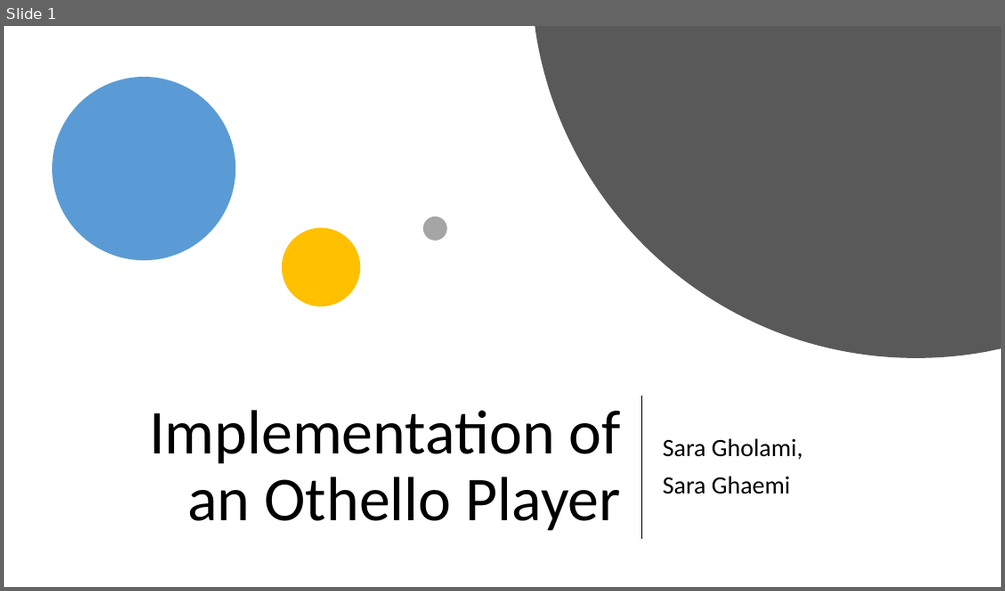
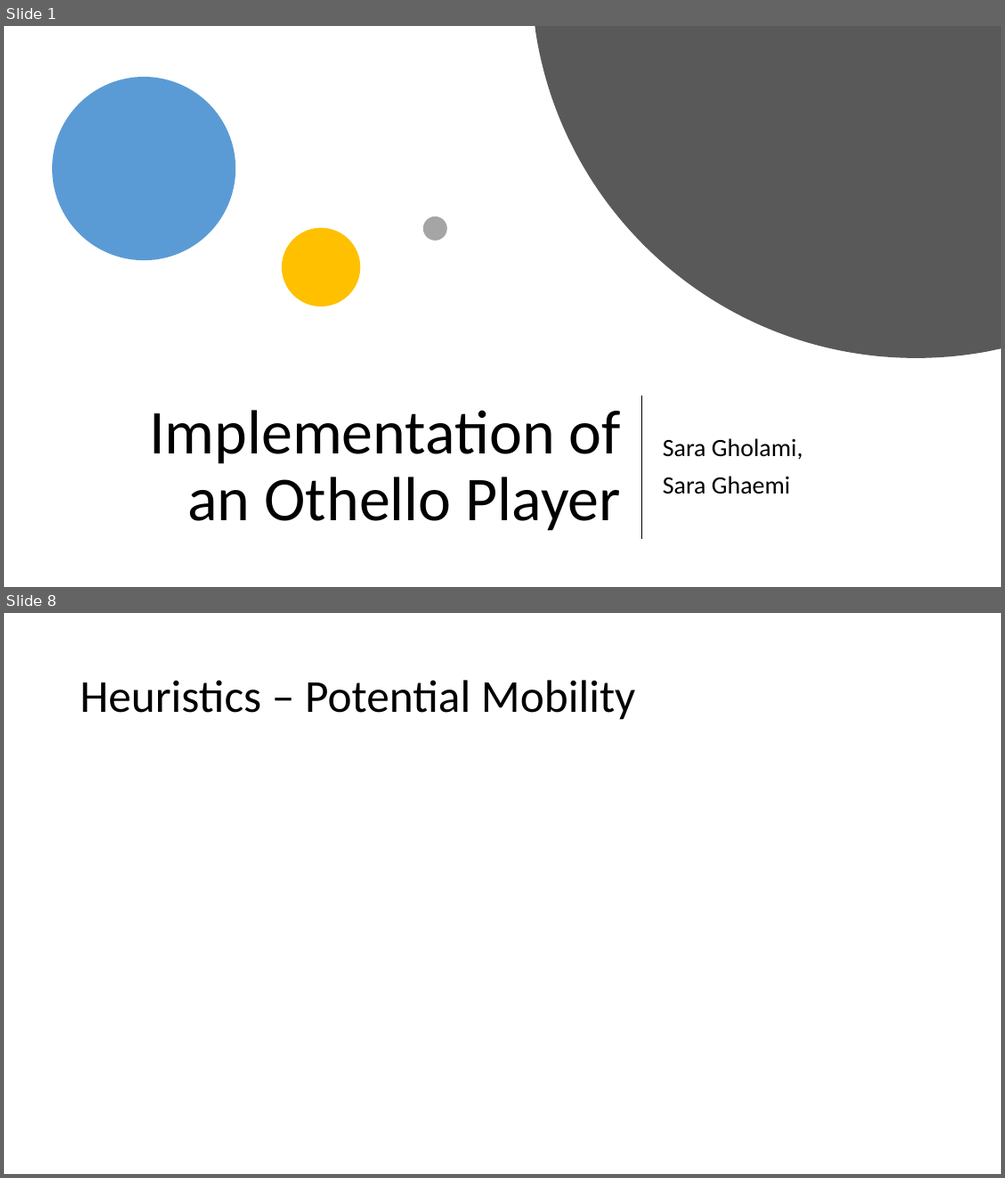
Before and after one commit to SaraGhlm/Othello, a slide deck: Presentations/Othello.pptx. Shown one above the other, each under a label of ours: slide 1 before the commit, slides 1 and 8 after it; the slides between them are not shown. The pictures are 1005x591 and 1005x1178 pixels, drawn with LibreOffice and Linux fonts; fonts in the diff are those of the drawing; grey boxes stand for pictures. Boxes give left, top, right and bottom in pixels: in the first picture for what was removed or moved away, otherwise in the second. Text is boxed around its words. In the diff, an @@ line names an element or a change of style, - is before the commit and + after.

```diff
--- a/Presentations/Othello.pptx
+++ b/Presentations/Othello.pptx
@@ slide 8 added at [4, 613, 1001, 1174], background #FFFFFF @@
@@ title added at [80, 680, 635, 720], 44 pt, text #000000 @@
+Heuristics – Potential Mobility
```
Also in this commit, not shown: 2 slides changed, 7 other slides added, 1 slide removed.
